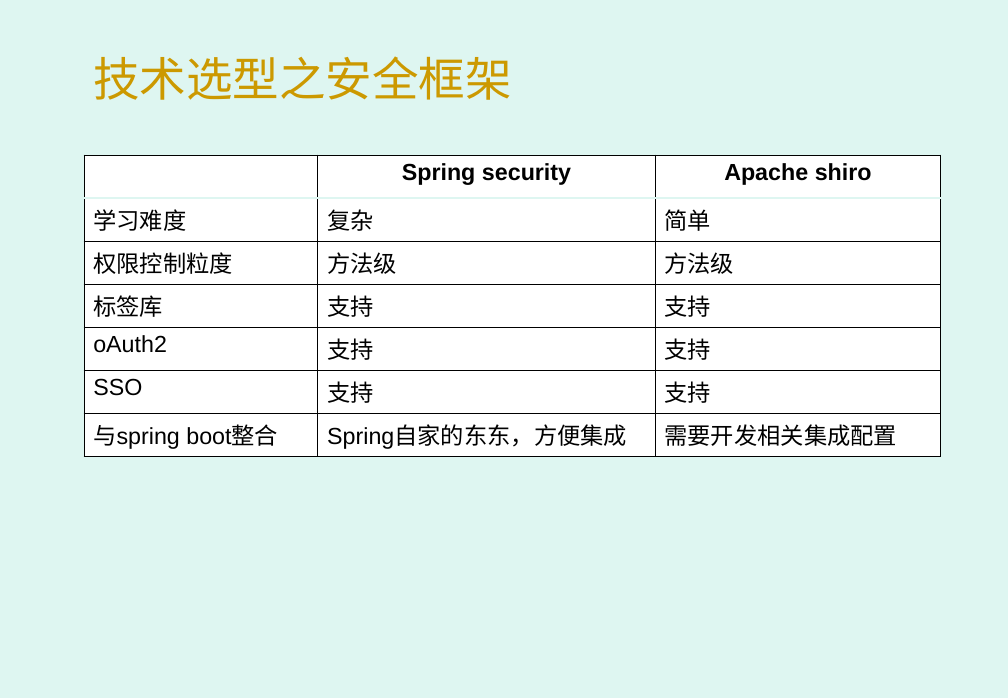
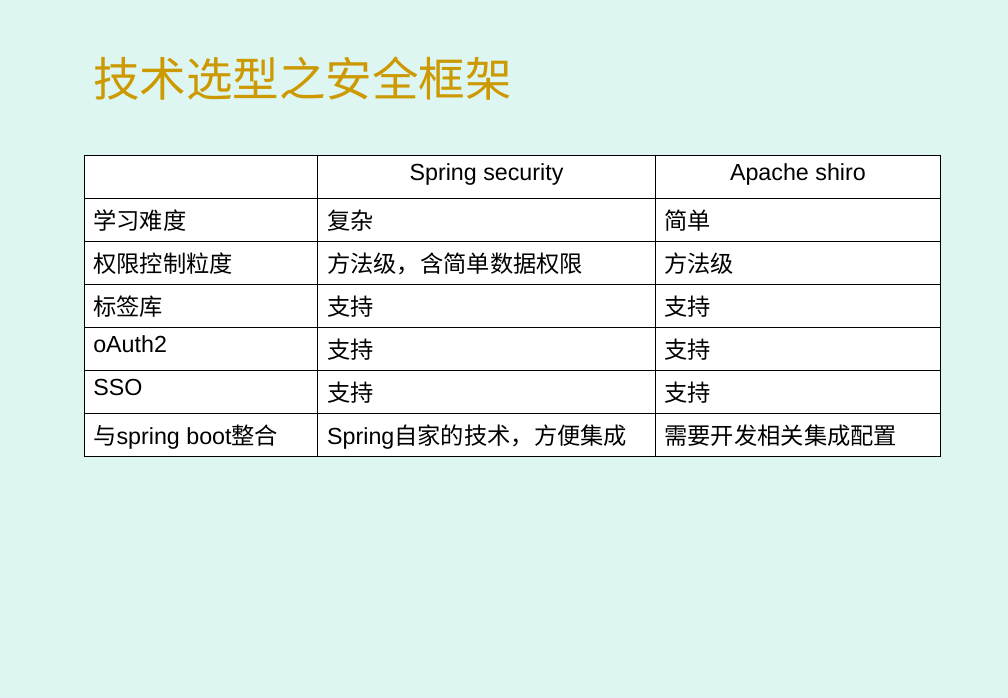
Before and after one commit to gon-superman/application, a slide deck: slide 9 of 系统框架.pptx. Drawn at 1008x698 pixels with LibreOffice and Linux fonts; fonts in the diff are those of the drawing; background and template pictures are left out. Boxes give left, top, right and bottom in pixels: in the first picture for what was removed or moved away, otherwise in the second. Text is boxed around its words. In the diff, an @@ line names an element or a change of style, - is before the commit and + after.

```diff
--- a/系统框架.pptx
+++ b/系统框架.pptx
@@ table at box(84, 155, 940, 453) @@
-row 3, column 2: 方法级
+row 3, column 2: 方法级，含简单数据权限
-row 7, column 2: Spring自家的东东，方便集成
+row 7, column 2: Spring自家的技术，方便集成
@@ bold off in "Spring security", "Apache shiro" @@
@@ borders changed @@
```
Also in this commit, not shown: 1 other slide changed, 3 slides added, 8 other files.
